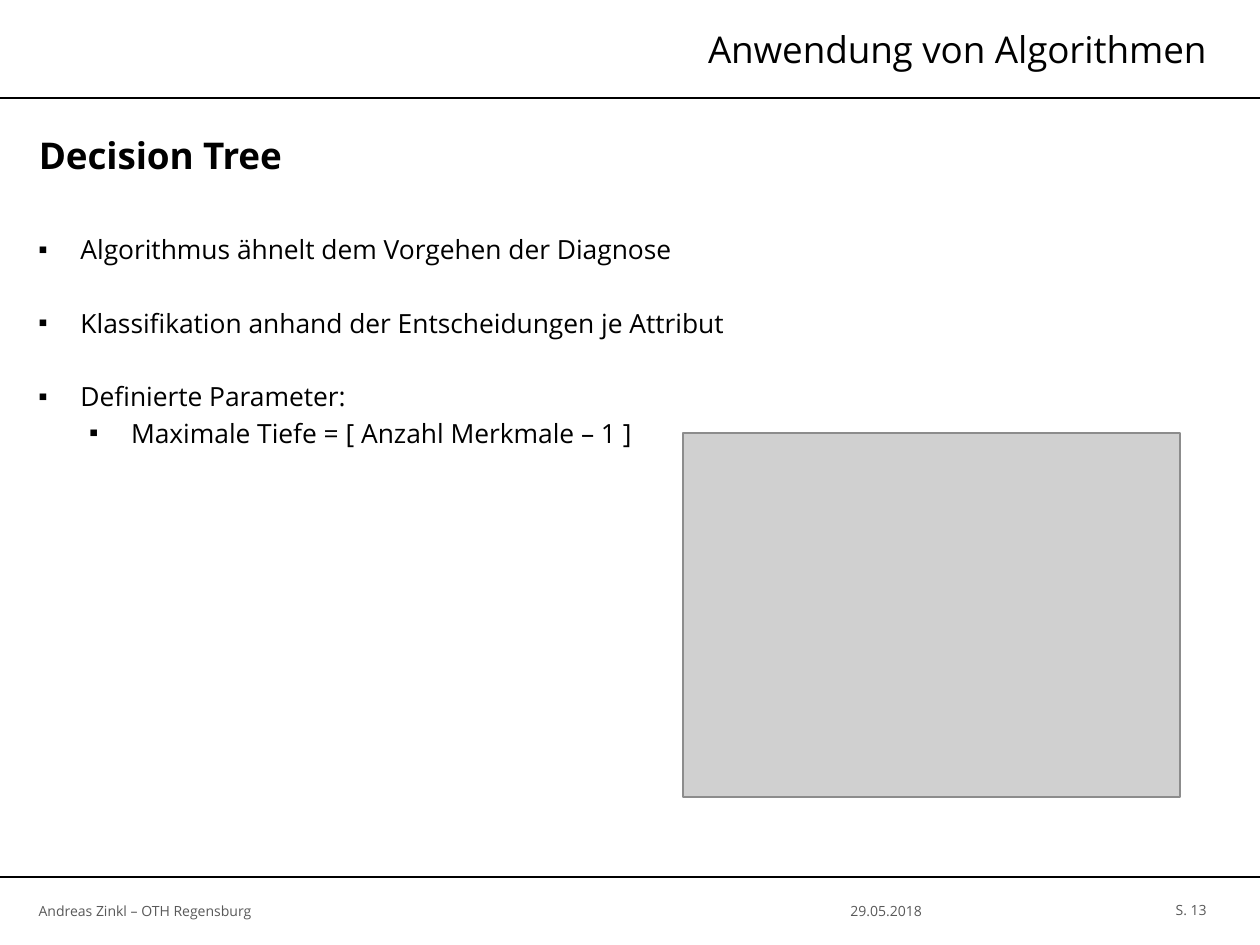
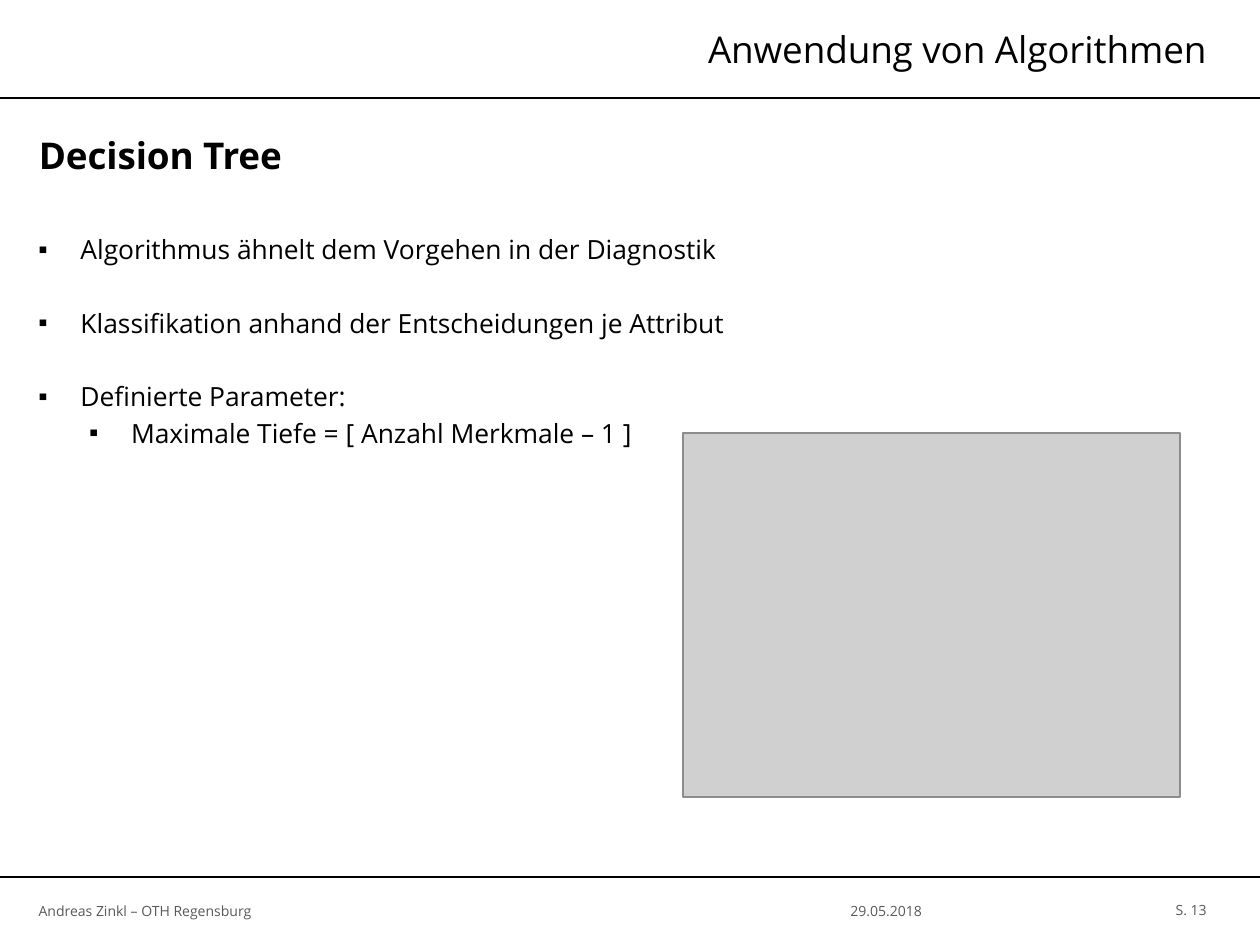
Before and after one commit to zinklandi/Autism_Classification_Paper, a slide deck: slide 13 of IML-Praesentation.pptx. Drawn at 1260x945 pixels with LibreOffice and Linux fonts; fonts in the diff are those of the drawing; grey boxes stand for pictures; background and template pictures are left out. Boxes give left, top, right and bottom in pixels: in the first picture for what was removed or moved away, otherwise in the second. Text is boxed around its words. In the diff, an @@ line names an element or a change of style, - is before the commit and + after.

```diff
--- a/IML-Praesentation.pptx
+++ b/IML-Praesentation.pptx
@@ text at bbox=[80, 239, 716, 266]: text changed @@
-▪ Algorithmus ähnelt dem Vorgehen der Diagnose
+▪ Algorithmus ähnelt dem Vorgehen in der Diagnostik
```
Also in this commit, not shown: 6 other slides changed.
